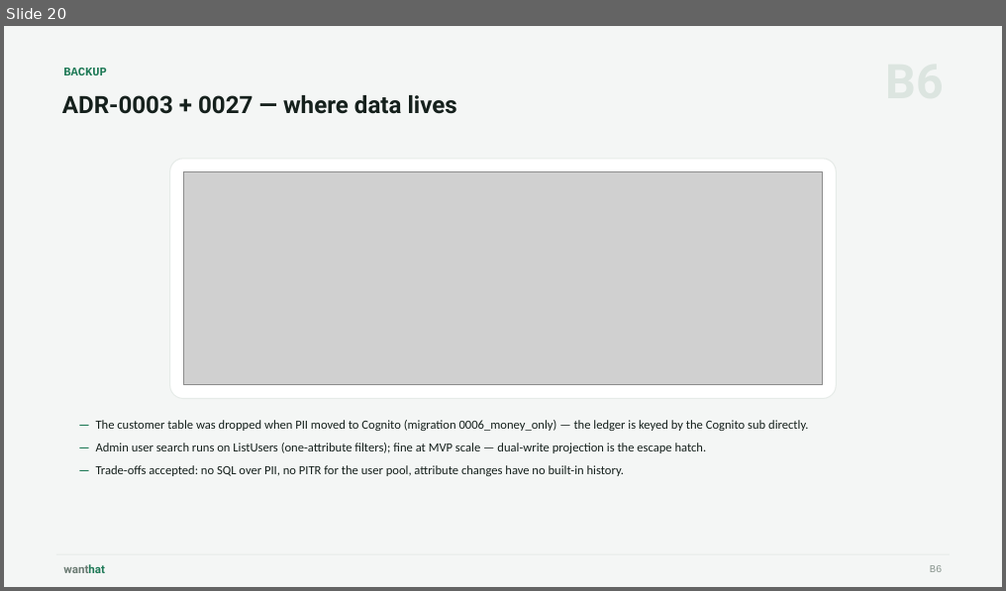
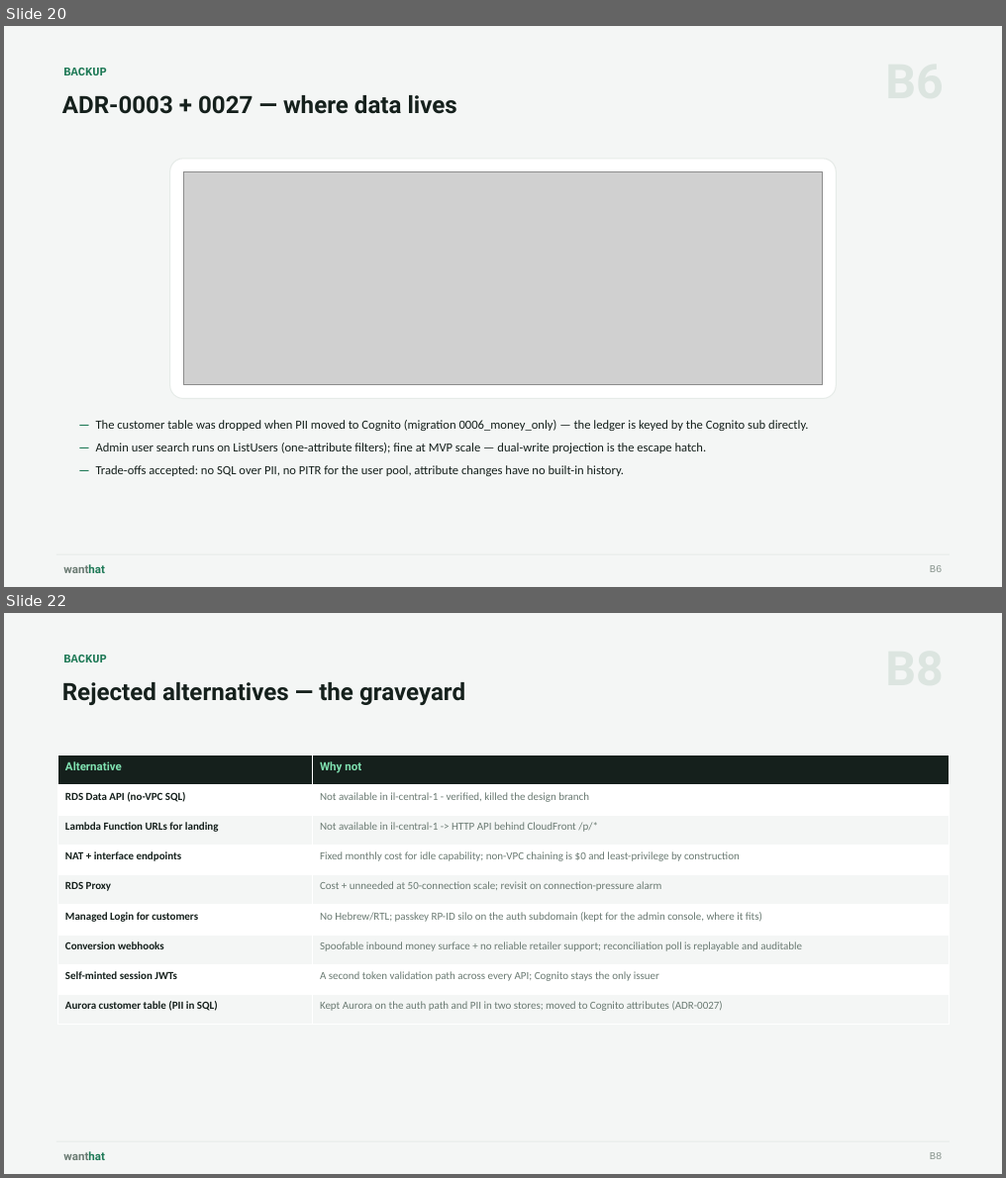
Before and after one commit to wanthat-app/monorepo, a slide deck: slides/wanthat-presentation.pptx. Shown one above the other, each under a label of ours: slide 20 before the commit, slides 20 and 22 after it; the slides between them are not shown. The pictures are 1006x591 and 1006x1178 pixels, drawn with LibreOffice and Linux fonts; fonts in the diff are those of the drawing; grey boxes stand for pictures. Boxes give left, top, right and bottom in pixels: in the first picture for what was removed or moved away, otherwise in the second. Text is boxed around its words. In the diff, an @@ line names an element or a change of style, - is before the commit and + after.

```diff
--- a/slides/wanthat-presentation.pptx
+++ b/slides/wanthat-presentation.pptx
@@ slide 22 added at (4, 613, 1002, 1174), background #F4F6F5 @@
@@ text added at (63, 655, 106, 663), 11.5 pt, text #1F7A57, bold @@
+BACKUP
@@ text added at (62, 682, 465, 705), 23 pt, text #15201C, bold @@
+Rejected alternatives — the graveyard
@@ table added at (57, 756, 948, 1025), 9 rows, 2 columns @@
+Alternative | Why not
+RDS Data API (no-VPC SQL) | Not available in il-central-1 - verified, killed the design branch
+Lambda Function URLs for landing | Not available in il-central-1 -> HTTP API behind CloudFront /p/*
+NAT + interface endpoints | Fixed monthly cost for idle capability; non-VPC chaining is $0 and least-privilege by construction
+RDS Proxy | Cost + unneeded at 50-connection scale; revisit on connection-pressure alarm
+Managed Login for customers | No Hebrew/RTL; passkey RP-ID silo on the auth subdomain (kept for the admin console, where it fits)
+Conversion webhooks | Spoofable inbound money surface + no reliable retailer support; reconciliation poll is replayable and auditable
+Self-minted session JWTs | A second token validation path across every API; Cognito stays the only issuer
+Aurora customer table (PII in SQL) | Kept Aurora on the auth path and PII in two stores; moved to Cognito attributes (ADR-0027)
@@ rectangle added at (56, 1142, 949, 1143), fill #E6EBE8 @@
@@ text added at (63, 1152, 105, 1160), 11 pt, text #6B7B73, bold @@
+wanthat
@@ text added at (930, 1153, 943, 1159), 10 pt, text #8A968F @@
+B8
```
Also in this commit, not shown: 1 slide changed, 6 other slides added, 7 slides removed.
